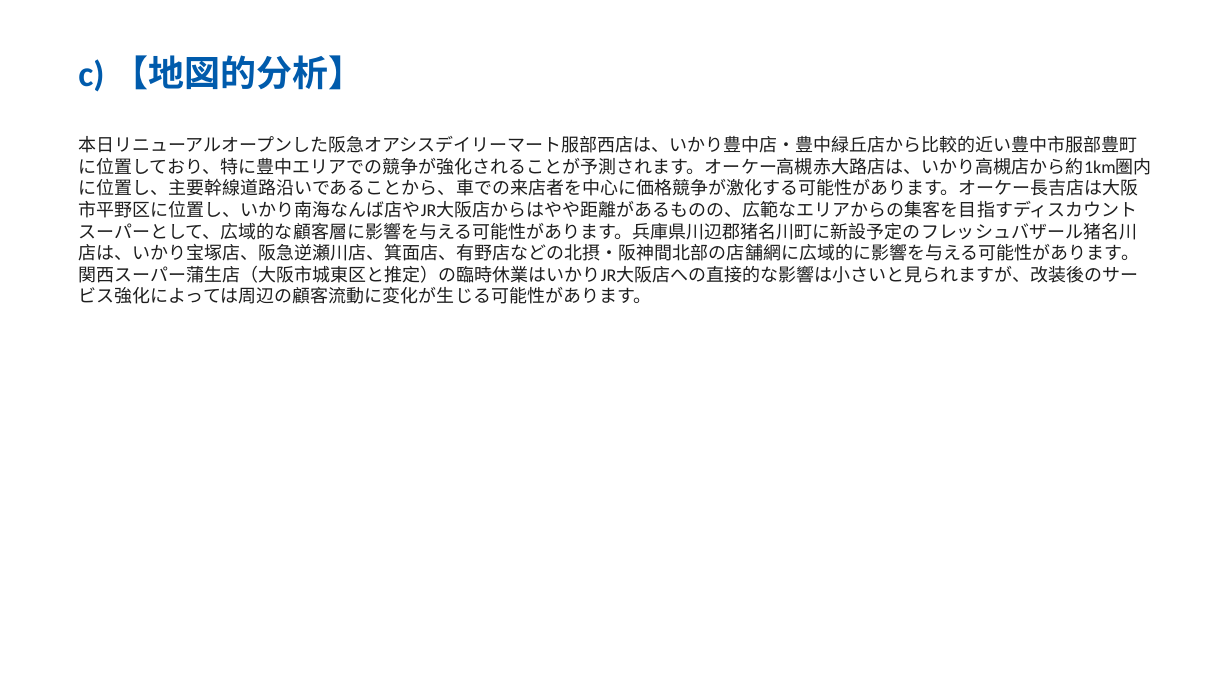
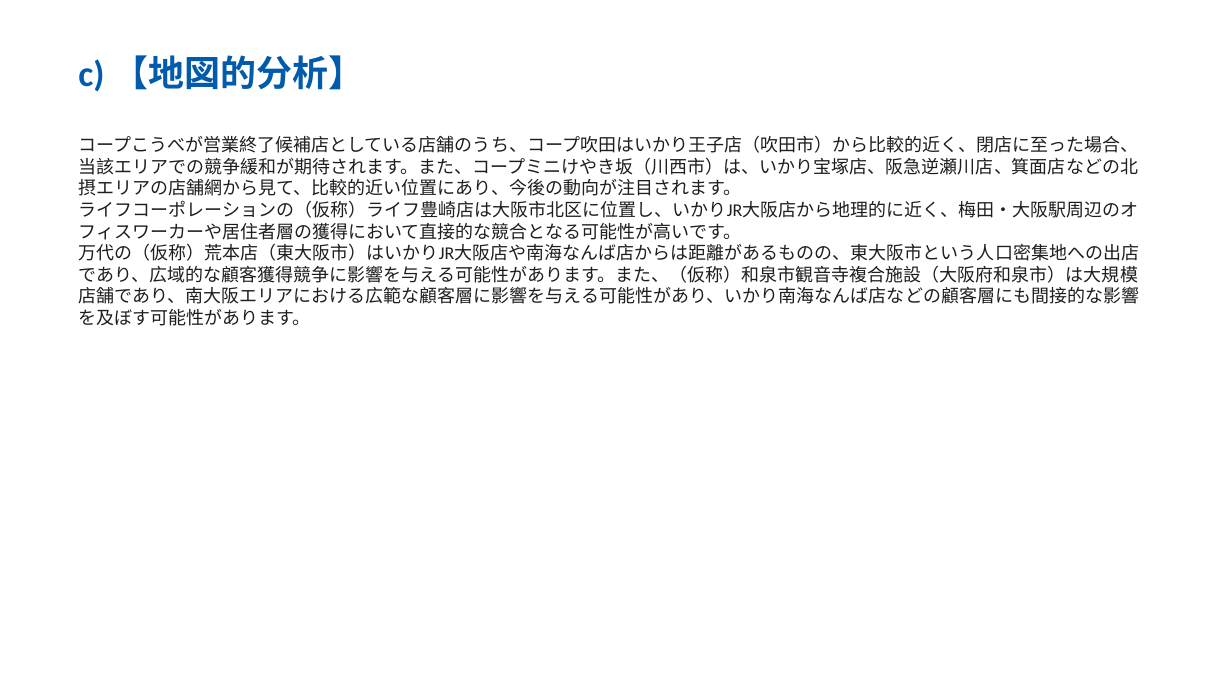
Before and after one commit to yutatbgt-bit/Competitive-research, a slide deck: slide 5 of report/2026_07_17_competitive_report_no_limit.pptx (slide 4 before the commit). Drawn at 1232x693 pixels with LibreOffice and Linux fonts; fonts in the diff are those of the drawing. Boxes give left, top, right and bottom in pixels: in the first picture for what was removed or moved away, otherwise in the second. Text is boxed around its words. In the diff, an @@ line names an element or a change of style, - is before the commit and + after.

```diff
--- a/report/2026_07_17_competitive_report_no_limit.pptx
+++ b/report/2026_07_17_competitive_report_no_limit.pptx
@@ text at <box>78,136,1139,326</box>: text changed @@
-本日リニューアルオープンした阪急オアシスデイリーマート服部西店は、いかり豊中店・豊中緑丘店から比較的近い豊中市服部豊町に位置しており、特に豊中エリアでの競争が強化されることが予測されます。オーケー高槻赤大路店は、いかり高槻店から約1km圏内に位置し、主要幹線道路沿いであることから、車での来店者を中心に価格競争が激化する可能性があります。オーケー長吉店は大阪市平野区に位置し、いかり南海なんば店やJR大阪店からはやや距離があるものの、広範なエリアからの集客を目指すディスカウントスーパーとして、広域的な顧客層に影響を与える可能性があります。兵庫県川辺郡猪名川町に新設予定のフレッシュバザール猪名川店は、いかり宝塚店、阪急逆瀬川店、箕面店、有野店などの北摂・阪神間北部の店舗網に広域的に影響を与える可能性があります。関西スーパー蒲生店（大阪市城東区と推定）の臨時休業はいかりJR大阪店への直接的な影響は小さいと見られますが、改装後のサービス強化によっては周辺の顧客流動に変化が生じる可能性があります。
+コープこうべが営業終了候補店としている店舗のうち、コープ吹田はいかり王子店（吹田市）から比較的近く、閉店に至った場合、当該エリアでの競争緩和が期待されます。また、コープミニけやき坂（川西市）は、いかり宝塚店、阪急逆瀬川店、箕面店などの北摂エリアの店舗網から見て、比較的近い位置にあり、今後の動向が注目されます。
+ライフコーポレーションの（仮称）ライフ豊崎店は大阪市北区に位置し、いかりJR大阪店から地理的に近く、梅田・大阪駅周辺のオフィスワーカーや居住者層の獲得において直接的な競合となる可能性が高いです。
+万代の（仮称）荒本店（東大阪市）はいかりJR大阪店や南海なんば店からは距離があるものの、東大阪市という人口密集地への出店であり、広域的な顧客獲得競争に影響を与える可能性があります。また、（仮称）和泉市観音寺複合施設（大阪府和泉市）は大規模店舗であり、南大阪エリアにおける広範な顧客層に影響を与える可能性があり、いかり南海なんば店などの顧客層にも間接的な影響を及ぼす可能性があります。
```
Also in this commit, not shown: 5 other slides changed, 1 slide added, 47 other files.
